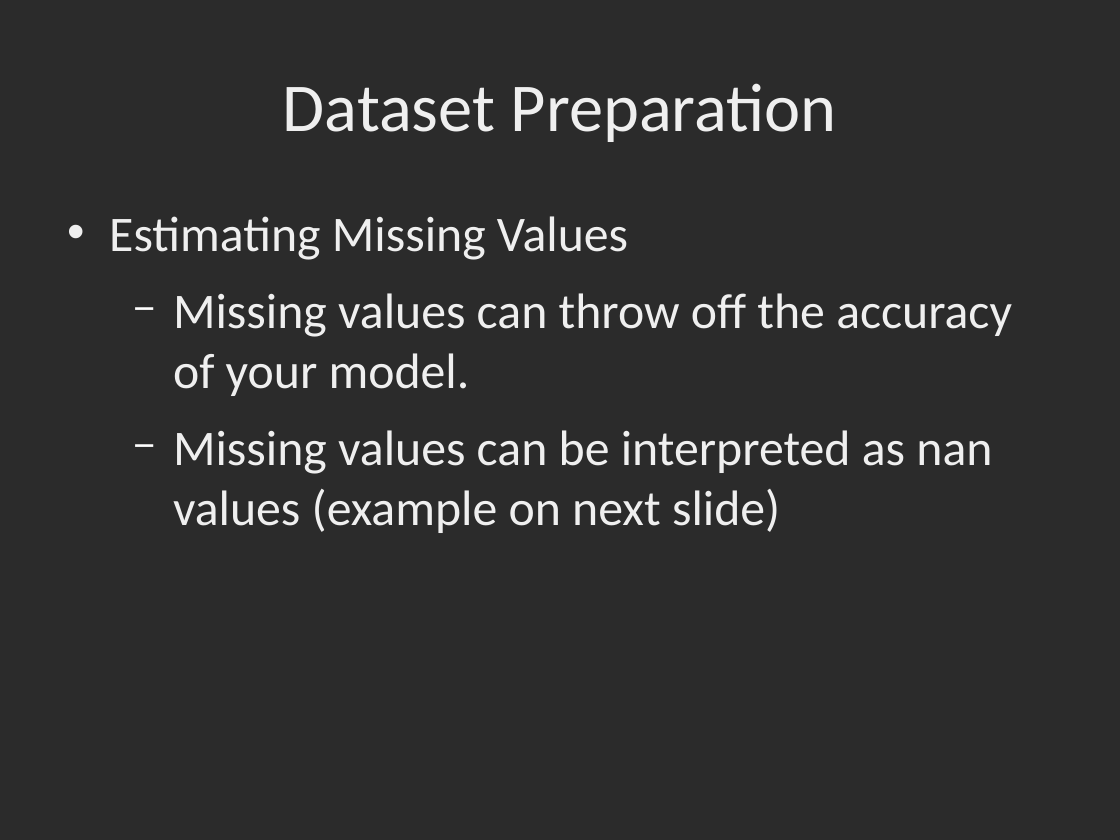
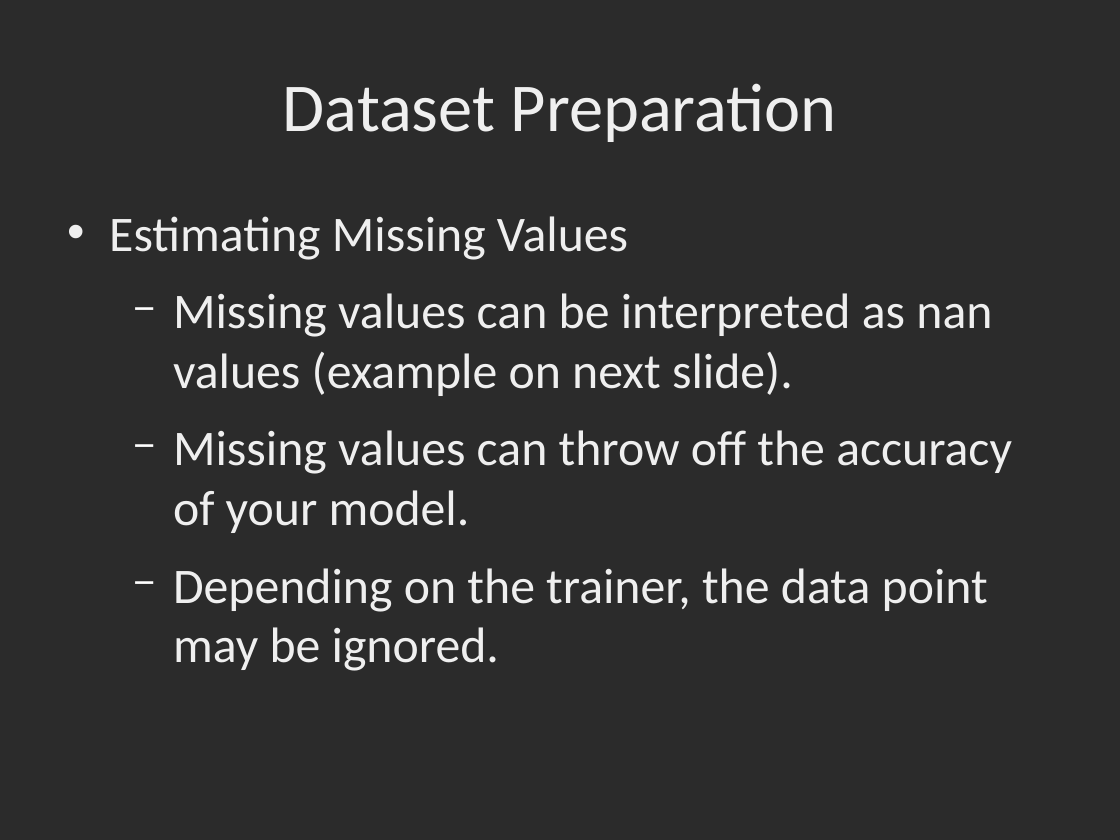
Before and after one commit to dbowmans46/PracticalProgramming, a slide deck: slide 156 of Session 7 - Python/Instructional Material/Session 7 - Python Brief Intro to Machine Learning with Scikit Learn.odp. Drawn at 1120x840 pixels with LibreOffice and Linux fonts; fonts in the diff are those of the drawing; background and template pictures are left out; a plain dark background stands for a picture behind light text. Boxes give left, top, right and bottom in pixels: in the first picture for what was removed or moved away, otherwise in the second. Text is boxed around its words. In the diff, an @@ line names an element or a change of style, - is before the commit and + after.

Commit message:
Added slides and example for feature importances.

```diff
--- a/Session 7 - Python/Instructional Material/Session 7 - Python Brief Intro to Machine Learning with Scikit Learn.odp
+++ b/Session 7 - Python/Instructional Material/Session 7 - Python Brief Intro to Machine Learning with Scikit Learn.odp
@@ text at bbox=[173, 293, 992, 396]: paragraph added @@
+  − Missing values can be interpreted as nan values (example on next slide).
@@ text at bbox=[173, 568, 988, 671]: text changed @@
-  − Missing values can be interpreted as nan values (example on next slide)
+  − Depending on the trainer, the data point may be ignored.
```
Also in this commit, not shown: 6 other slides changed, 5 slides added, 1 other file.
